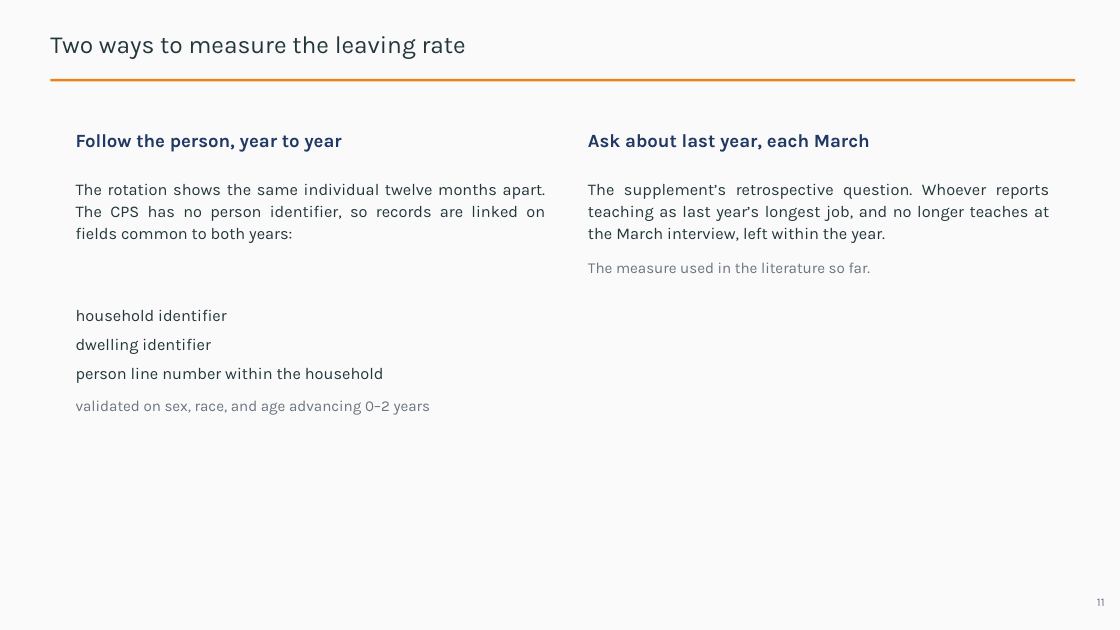
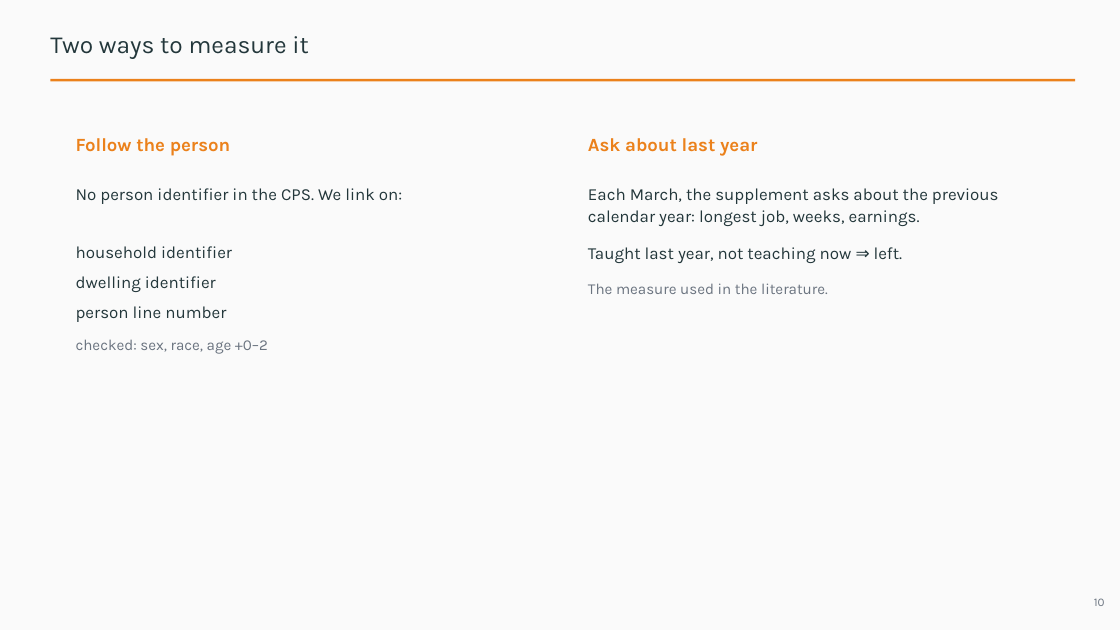
Before and after one commit to jedr1-ship-it/Alternative-Pathways----Quant, a slide deck: slide 10 of report/data_cluster/Proyect_US_cluster.pptx (slide 11 before the commit). Drawn at 1120x630 pixels with LibreOffice and Linux fonts; fonts in the diff are those of the drawing. Boxes give left, top, right and bottom in pixels: in the first picture for what was removed or moved away, otherwise in the second. Text is boxed around its words. In the diff, an @@ line names an element or a change of style, - is before the commit and + after.

```diff
--- a/report/data_cluster/Proyect_US_cluster.pptx
+++ b/report/data_cluster/Proyect_US_cluster.pptx
@@ text at <box>50,36,308,59</box>: text changed @@
-Two ways to measure the leaving rate
+Two ways to measure it
@@ text at <box>76,138,230,156</box>: text changed; text colour #1F3864 to #EB811B @@
-Follow the person, year to year
+Follow the person
@@ text at <box>588,138,757,156</box>: text changed; text colour #1F3864 to #EB811B @@
-Ask about last year, each March
+Ask about last year
@@ text at <box>76,188,402,204</box>: text changed; size 14 to 14.5 pt @@
-The rotation shows the same individual twelve months apart. The CPS has no person identifier, so records are linked on fields common to both years:
+No person identifier in the CPS. We link on:
@@ text at <box>588,188,999,294</box>: text changed; size 14 to 14.5 pt @@
-The supplement’s retrospective question. Whoever reports teaching as last year’s longest job, and no longer teaches at the March interview, left within the year.
-The measure used in the literature so far.
+Each March, the supplement asks about the previous calendar year: longest job, weeks, earnings.
+Taught last year, not teaching now ⇒ left.
+The measure used in the literature.
@@ text "household identifier": place and size @@
-text "household identifier" at <box>76,309,431,415</box>
+text "household identifier" at <box>76,246,268,354</box>
@@ text at <box>76,246,232,292</box>: size 14 to 14.5 pt in "household identifier", "dwelling identifier"; line spacing 18.9pt to 19.6pt @@
@@ text at <box>76,306,268,354</box>: text changed @@
-person line number within the household
-validated on sex, race, and age advancing 0–2 years
+person line number
+checked: sex, race, age +0–2
@@ text at <box>1094,598,1105,606</box>: text changed @@
-11
+10
```
Also in this commit, not shown: 22 other slides changed, 3 slides added, 15 slides removed, 3 other files.
